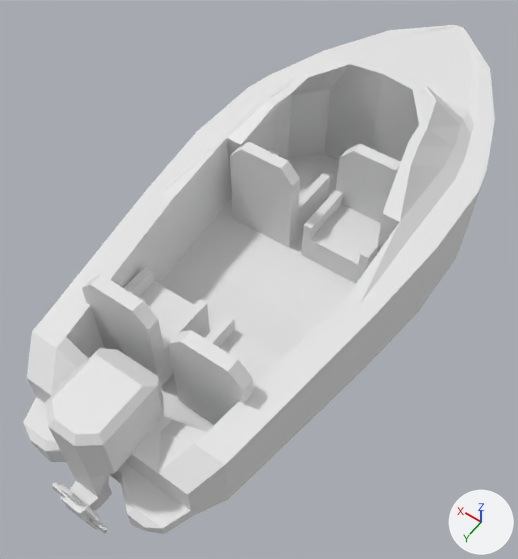
Renders of the Blender file 451 Final/Assets/Boat.blend from each side of a commit.
Before and after are seen from a 50 mm camera at (-2.82, 4.86, 6.51) aimed at (0.09, 0.79, 0.12). Every picture has the same lights, and +X, +Y and +Z are marked at lower right.
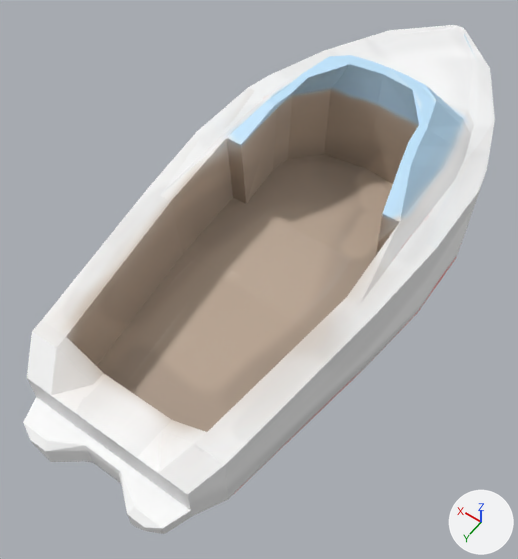
Commit message: boat fix

Diff of the bpy script that builds the scene:
```diff
--- a/451 Final/Assets/Boat.blend.py
+++ b/451 Final/Assets/Boat.blend.py
@@ img_boat @@
+img_boat = load_image('Boat', 'Boat.png', 1024, 1024, 'sRGB')
@@ mat_material_001 @@
+mat_material_001 = principled_material('Material.001')
+mat_material_001.texture = img_boat
@@ me_cube_001 @@
 # used by ob_cube; location = (0.0, 0.0, 0.0)
-me_cube_001.from_pydata(...)  # 193 vertices, 174 faces; spans x 0.0..1.54, y -3.71..3.67, z -0.38..1.56
+me_cube_001.from_pydata(...)  # 350 vertices, 348 faces; spans x -1.54..1.54, y -3.71..3.67, z -0.38..1.56
+# me_cube_001 part 1
+# 152 vertices are added at x -1.54..-0.02, y -3.71..3.67, z -0.38..1.55
+# 5 new vertices lie (0.0, 1.0, 0.0) away from vertices in x -1.54..-1.1, y -1.0, z -0.34..1.12
+# 174 new faces join them
+# me_cube_001 part 2: 174 faces spanning x 0.0..1.54, y -3.71..3.67, z -0.38..1.56 switch from no material to mat_material_001 (picture img_boat)
@@ ob_cube @@
 ob_cube.location = (0.0, 0.0, 0.0)
-_m = ob_cube.modifiers.new('Mirror', 'MIRROR')
-_m.use_clip = True
@@ ob_cube_001 @@
 ob_cube_001.location = (0.0, 3.11, 0.56)
+ob_cube_001.hide_set(True)
@@ ob_circle @@
 ob_circle.scale = (0.331, 0.331, 0.331)
+ob_circle.hide_set(True)
@@ ob_cube_002 @@
 ob_cube_002.scale = (0.413, 0.413, 0.413)
+ob_cube_002.hide_set(True)
@@ ob_cube_003 @@
 ob_cube_003.scale = (0.413, 0.413, 0.413)
+ob_cube_003.hide_set(True)
@@ ob_cube_004 @@
 ob_cube_004.scale = (0.413, 0.413, 0.413)
+ob_cube_004.hide_set(True)
@@ ob_cube_005 @@
 ob_cube_005.scale = (0.413, 0.413, 0.413)
+ob_cube_005.hide_set(True)
```

Changed parts and their boxes (x1, y1, x2, y2) in the pictures (518 x 559 px):
'Cube.001', hidden: before (45, 348, 164, 521)
'Cube.004', hidden: before (302, 144, 401, 284)
'Cube.003', hidden: before (82, 267, 210, 387)
'Cube.002', hidden: before (169, 314, 289, 424)
'Cube.005', hidden: before (230, 142, 330, 248)
'Circle', hidden: before (53, 482, 107, 533)
part 1 of me_cube_001, added: after (103, 27, 495, 534)
part 2 of me_cube_001, recoloured (white to brown): (23, 25, 459, 462) in both
